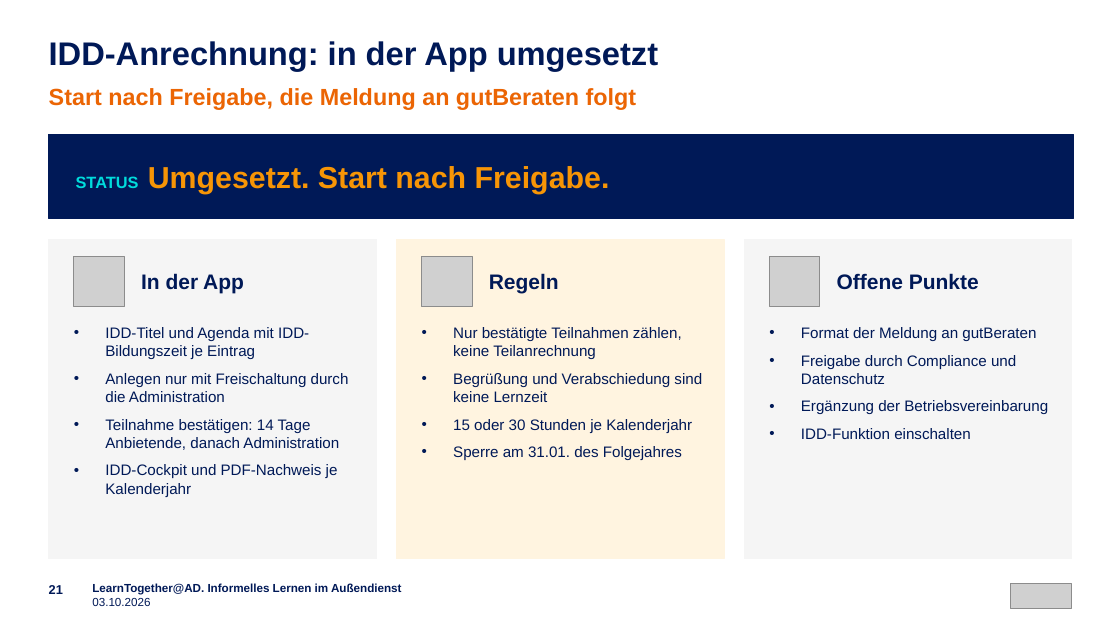
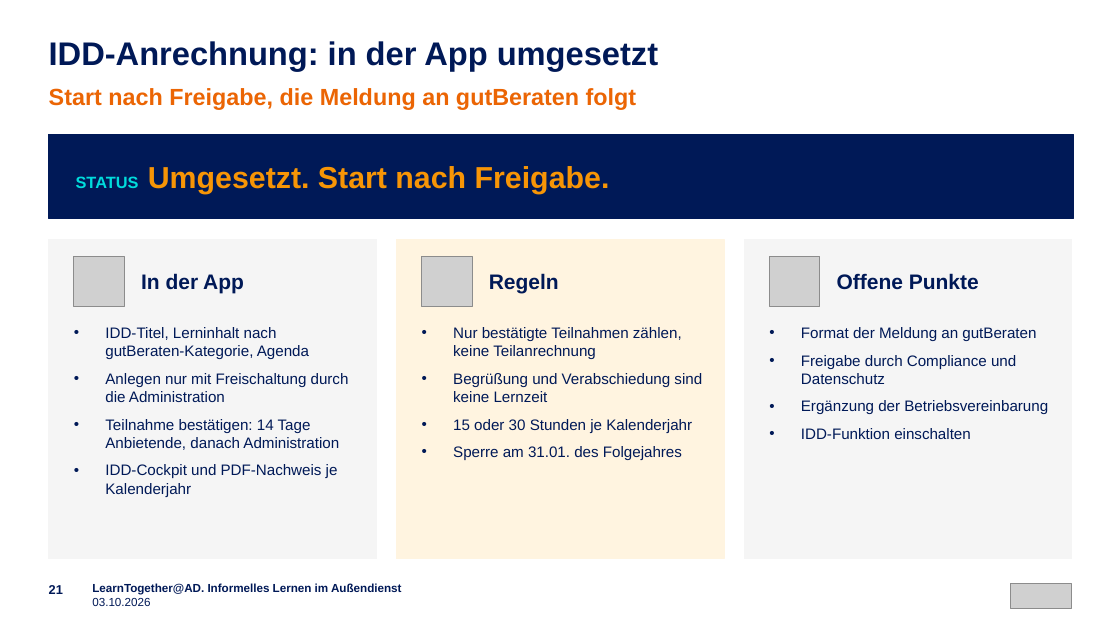
Before and after one commit to emplush/ruv_learntogether, a slide deck: slide 21 of docs/LearnTogether-AD_Praesentation.pptx. Drawn at 1120x630 pixels with LibreOffice and Linux fonts; fonts in the diff are those of the drawing; grey boxes stand for pictures. Boxes give left, top, right and bottom in pixels: in the first picture for what was removed or moved away, otherwise in the second. Text is boxed around its words. In the diff, an @@ line names an element or a change of style, - is before the commit and + after.

```diff
--- a/docs/LearnTogether-AD_Praesentation.pptx
+++ b/docs/LearnTogether-AD_Praesentation.pptx
@@ text at [105, 327, 309, 359]: text changed @@
-• IDD-Titel und Agenda mit IDD-Bildungszeit je Eintrag
+• IDD-Titel, Lerninhalt nach gutBeraten-Kategorie, Agenda
```
Also in this commit, not shown: 2 other slides changed, 39 other files.
